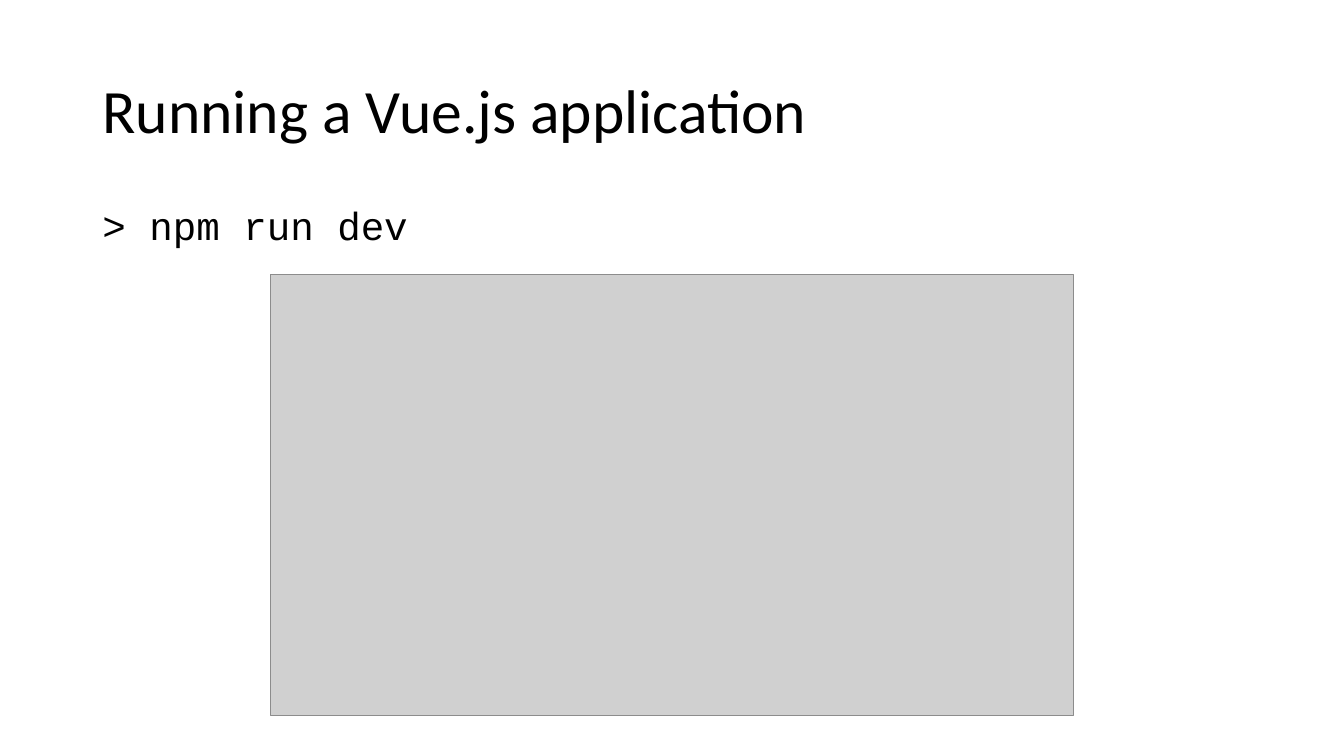
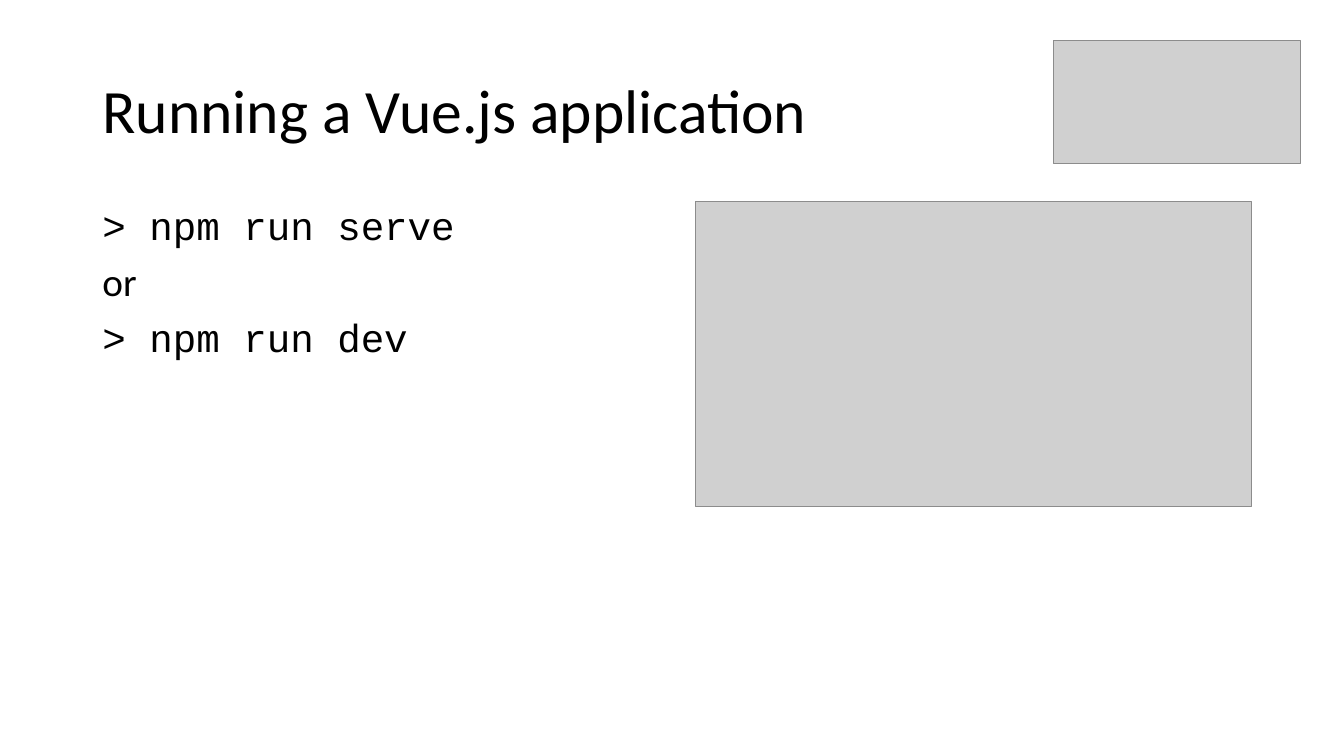
Before and after one commit to aljazsim/vue-masterclass-examples, a slide deck: slide 7 of Vuejs Masterclass.pptx (slide 6 before the commit). Drawn at 1344x756 pixels with LibreOffice and Linux fonts; fonts in the diff are those of the drawing; grey boxes stand for pictures. Boxes give left, top, right and bottom in pixels: in the first picture for what was removed or moved away, otherwise in the second. Text is boxed around its words. In the diff, an @@ line names an element or a change of style, - is before the commit and + after.

```diff
--- a/Vuejs Masterclass.pptx
+++ b/Vuejs Masterclass.pptx
@@ picture added at <box>1054,40,1301,164</box> @@
@@ picture: place and size @@
-picture at <box>271,274,1074,716</box>
+picture at <box>696,202,1251,507</box>
@@ text at <box>102,219,454,297</box>: paragraphs added @@
+> npm run serve
+or
```
Also in this commit, not shown: 7 other slides changed, 32 slides added, 1 other file.
